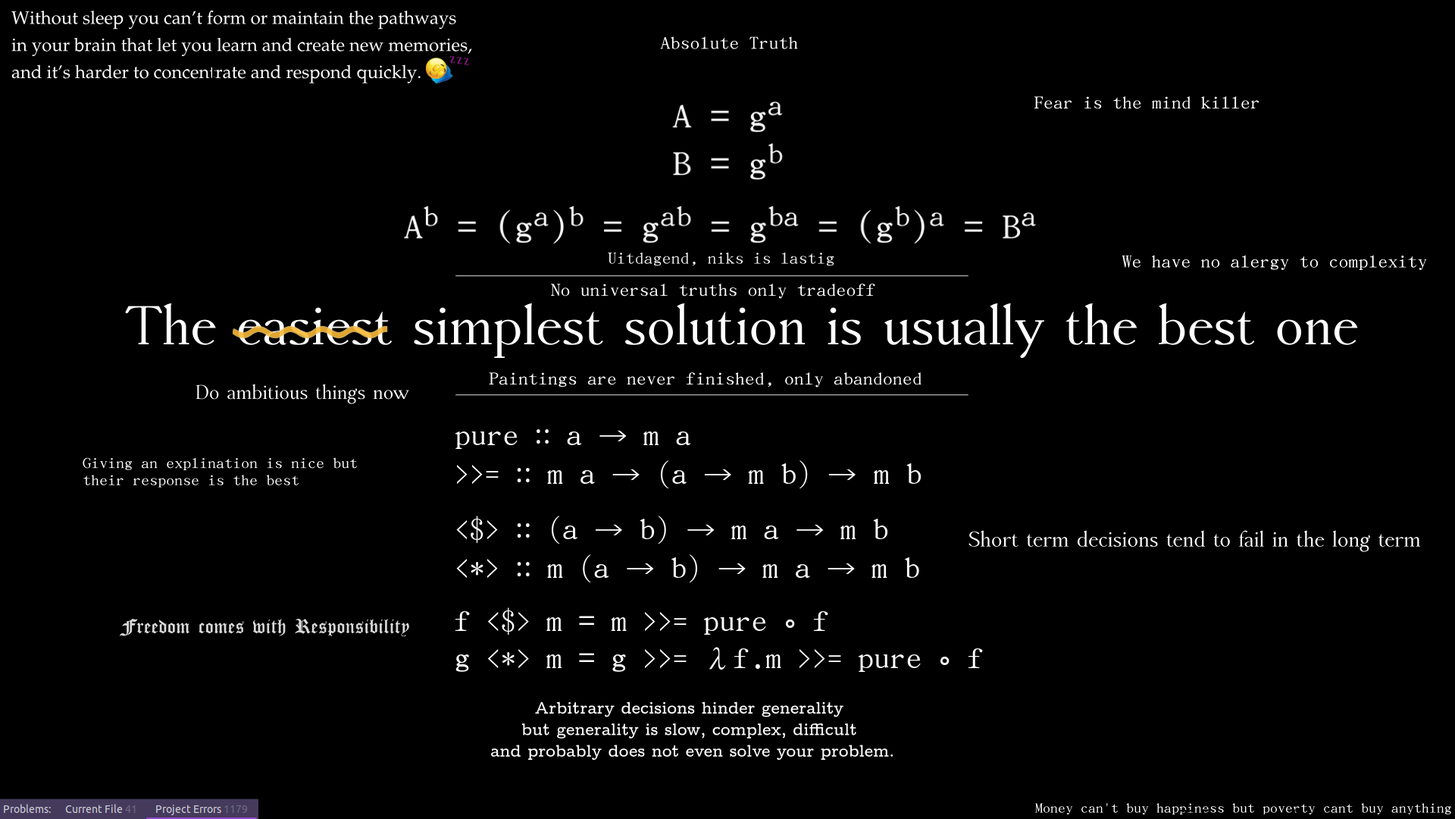
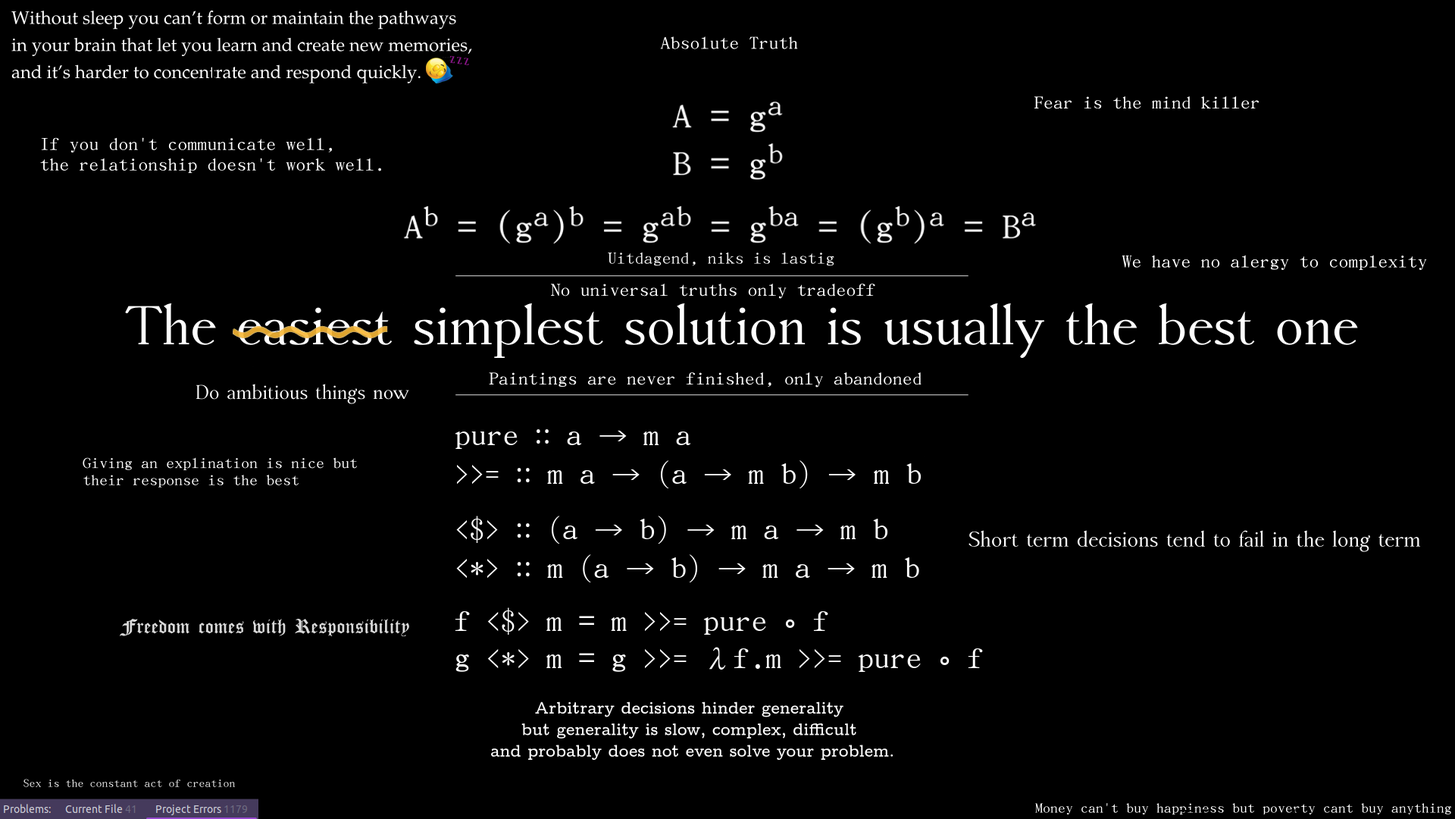
Two versions of the same layered image (1455x819). Layer-by-layer changes:
painted on "Tekenlaag 3 (geplakt)" over [194, 137, 382, 787]
painted on "sleep + arbitrary hinders" over [23, 137, 382, 787]
painted on "background" over [23, 137, 382, 787]
